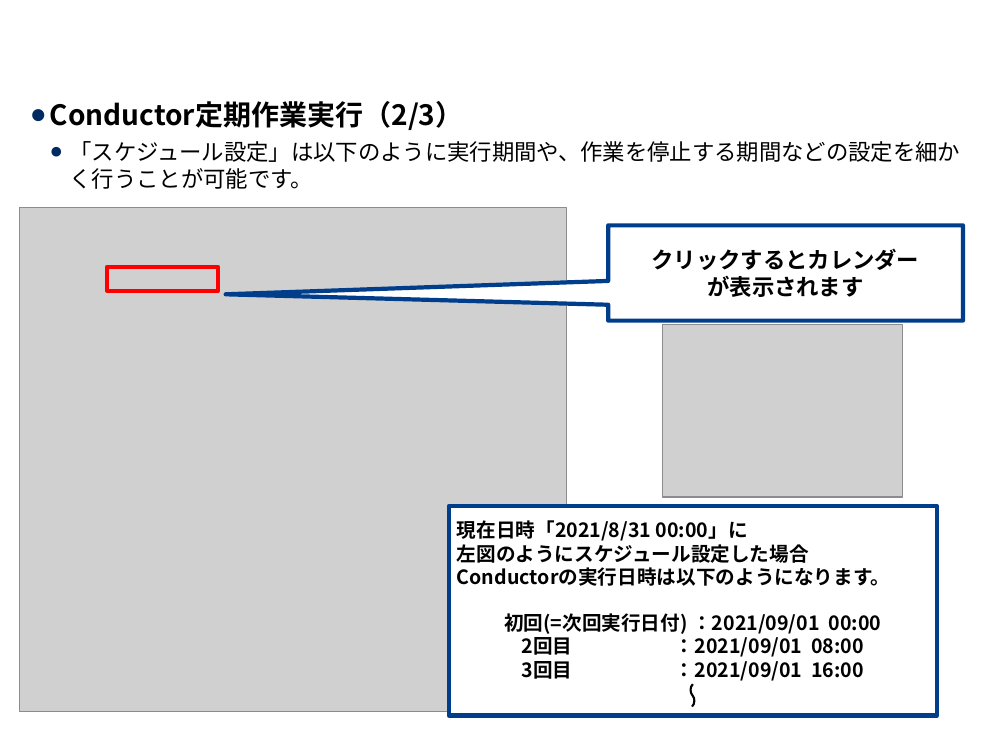
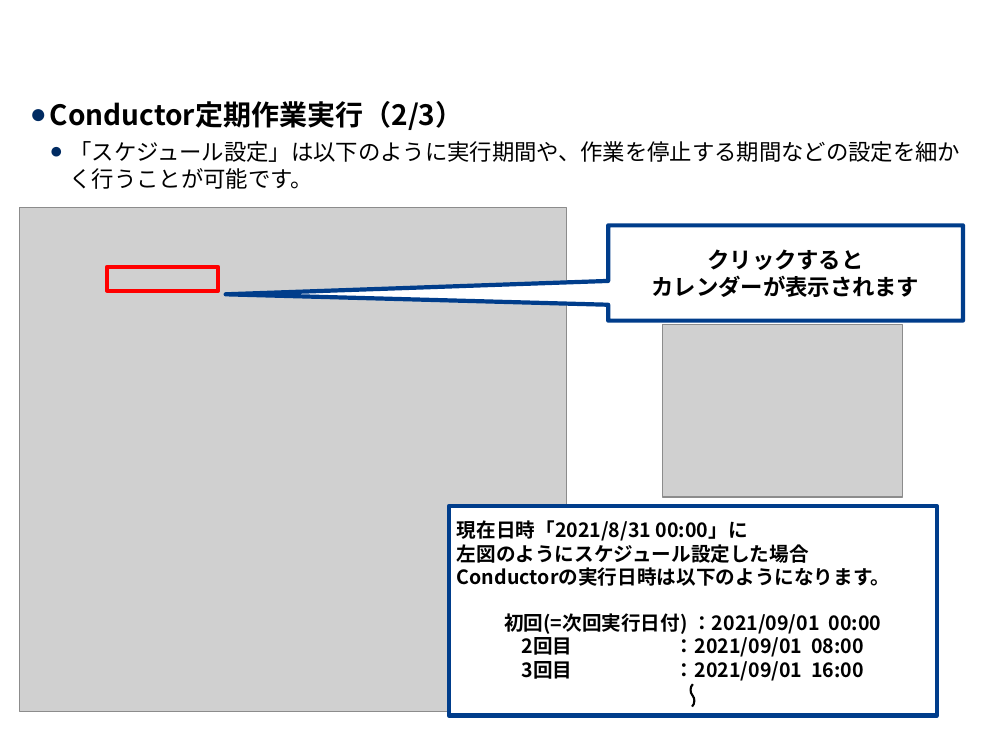
Before and after one commit to exastro-suite/it-automation-docs, a slide deck: slide 18 of asset/Learn_ja/ITA-Conductor_ja.pptx. Drawn at 1008x756 pixels with LibreOffice and Linux fonts; fonts in the diff are those of the drawing; grey boxes stand for pictures; background and template pictures are left out. Boxes give left, top, right and bottom in pixels: in the first picture for what was removed or moved away, otherwise in the second. Text is boxed around its words. In the diff, an @@ line names an element or a change of style, - is before the commit and + after.

```diff
--- a/asset/Learn_ja/ITA-Conductor_ja.pptx
+++ b/asset/Learn_ja/ITA-Conductor_ja.pptx
@@ text in speech box at [652,249,920,297]: text changed @@
-クリックするとカレンダー
-が表示されます
+クリックすると
+カレンダーが表示されます
```
Also in this commit, not shown: 14 other slides changed, 2 slides added, 1 other file.
